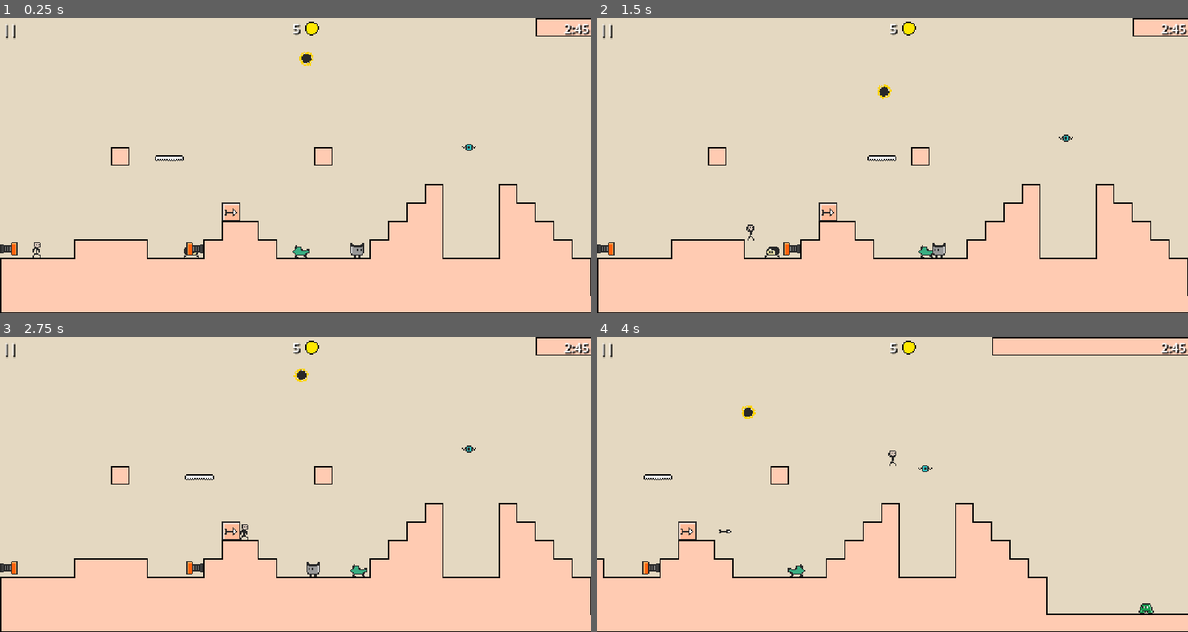
Above: before the commit, frames 1-4 (two rows, left to right).
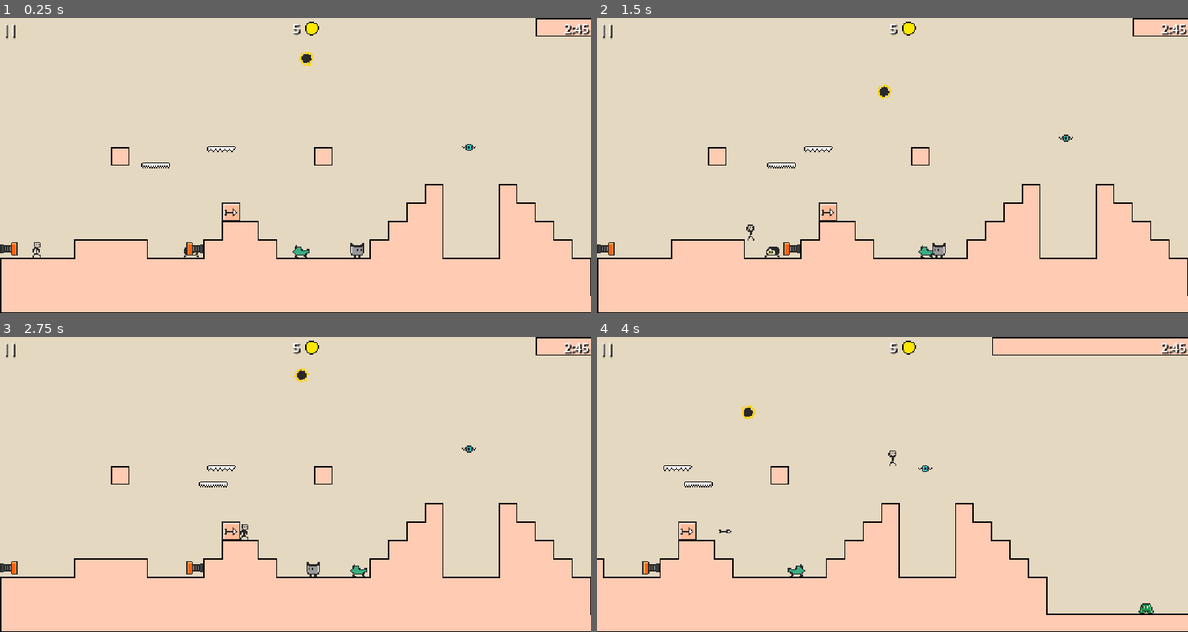
Above: after the commit, the same moments.

Repository: yannicka/ninja
Game: Godot game, scene res://src/Scenes/Game.tscn
The game is run twice, just before and just after one commit, with the same random seed, the same clock (stepped at 60 frames per second) and the same inputs.
Inputs (mouse positions are in pixels of both pictures, inside the frame that each line leads up to):
- Up to frame 1 (0.25 s): no input
- Up to frame 2 (1.5 s): move the mouse to (1022, 150) at 0.52 s; hold Space (space) 0.53-1.28 s; hold Right (ui_right) from 0.53 s (still down); click (1022, 150) at 0.67 s; tap Up (ui_up) at 0.77 s; move the mouse to (774, 180) at 1.27 s; tap Space (space) at 1.35 s
- Up to frame 3 (2.75 s): tap Up (ui_up) at 1.52 s; move the mouse to (354, 419) at 2.02 s; release Right (ui_right) at 2.03 s; hold Left (ui_left) from 2.03 s (still down); hold Space (space) from 2.03 s (still down)
- Up to frame 4 (4 s): move the mouse to (862, 543) at 2.77 s; release Left (ui_left) at 2.78 s; release Space (space) at 2.78 s; hold Right (ui_right) from 2.78 s (still down); tap Space (space) at 2.85 s; click (862, 543) at 2.92 s; tap Up (ui_up) at 3.02, 3.77 s; move the mouse to (1069, 528) at 3.52 s; hold Space (space) from 3.53 s (still down)

The runs differ from the first frame. In frame 1, 0.2% of the frame differs, in the area x 23-40%, y 43-51%; in frame 2, 0.2%; in frame 3, 0.2%, in the area x 31-40%, y 43-51%; in frame 4, 0.2%.

Commit message:
Préparation des plateformes tombantes

Diff:
--- a/src/Levels/Level1.tscn
+++ b/src/Levels/Level1.tscn
@@ -11,6 +11,7 @@
 [ext_resource type="PackedScene" uid="uid://diubd83y28bnc" path="res://src/Enemies/Cannon.tscn" id="9_n7rw0"]
 [ext_resource type="PackedScene" uid="uid://b8lostiuh3rjs" path="res://src/Bouncer.tscn" id="10_nqjru"]
 [ext_resource type="PackedScene" uid="uid://dfvddtnd6wn5v" path="res://src/Platforms/MovingPlatform.tscn" id="11_b2hyb"]
+[ext_resource type="PackedScene" uid="uid://ckn1578id3sc4" path="res://src/Platforms/FallingPlatform.tscn" id="12_ymvw6"]
 
 [node name="Level1" type="Node2D"]
 
@@ -53,4 +54,7 @@
 position = Vector2(952, 232)
 
 [node name="MovingPlatform" parent="." instance=ExtResource("11_b2hyb")]
-position = Vector2(128, 122)
+position = Vector2(129, 128)
+
+[node name="FallingPlatform" parent="." instance=ExtResource("12_ymvw6")]
+position = Vector2(192, 114)
--- /dev/null
+++ b/src/Platforms/FallingPlatform.gd
@@ -0,0 +1,6 @@
+extends CharacterBody2D
+
+func _process(delta):
+	move_and_slide()
+	var a = is_on_floor()
+	print(a)
--- /dev/null
+++ b/src/Platforms/FallingPlatform.tscn
@@ -0,0 +1,32 @@
+[gd_scene load_steps=6 format=3 uid="uid://ckn1578id3sc4"]
+
+[ext_resource type="Script" path="res://src/Platforms/FallingPlatform.gd" id="1_sapr0"]
+[ext_resource type="Texture2D" uid="uid://c1v422dxujuhh" path="res://assets/platforms.png" id="1_u2bt8"]
+
+[sub_resource type="AtlasTexture" id="AtlasTexture_l1d1k"]
+atlas = ExtResource("1_u2bt8")
+region = Rect2(0, 32, 32, 32)
+
+[sub_resource type="SpriteFrames" id="SpriteFrames_dc0tb"]
+animations = [{
+"frames": [SubResource("AtlasTexture_l1d1k")],
+"loop": true,
+"name": &"default",
+"speed": 5.0
+}]
+
+[sub_resource type="RectangleShape2D" id="RectangleShape2D_6tbpv"]
+size = Vector2(25, 5)
+
+[node name="FallingPlatform" type="CharacterBody2D"]
+collision_layer = 32
+collision_mask = 20
+script = ExtResource("1_sapr0")
+
+[node name="AnimatedSprite2D" type="AnimatedSprite2D" parent="."]
+frames = SubResource("SpriteFrames_dc0tb")
+
+[node name="CollisionShape2D" type="CollisionShape2D" parent="."]
+position = Vector2(-0.5, -0.5)
+shape = SubResource("RectangleShape2D_6tbpv")
+one_way_collision = true
--- a/src/Platforms/MovingPlatform.gd
+++ b/src/Platforms/MovingPlatform.gd
@@ -1,9 +1,9 @@
-extends Node2D
+extends AnimatableBody2D
 
-var velocity = Vector2(80, 0)
+var velocity = Vector2(20, 0)
 
 func _process(delta: float):
-	var collision = $AnimatableBody2D.move_and_collide(velocity * delta)
+	var collision = move_and_collide(velocity * delta)
 
 	if collision:
 		velocity.x *= -1
--- a/src/Platforms/MovingPlatform.tscn
+++ b/src/Platforms/MovingPlatform.tscn
@@ -18,18 +18,17 @@
 [sub_resource type="RectangleShape2D" id="RectangleShape2D_lhgtm"]
 size = Vector2(25, 5)
 
-[node name="MovingPlatform" type="Node2D"]
+[node name="MovingPlatform" type="AnimatableBody2D"]
+collision_layer = 32
+collision_mask = 20
+sync_to_physics = false
 script = ExtResource("1_makkr")
 
-[node name="AnimatableBody2D" type="AnimatableBody2D" parent="."]
-collision_layer = 32
-collision_mask = 20
-
-[node name="AnimatedSprite2D" type="AnimatedSprite2D" parent="AnimatableBody2D"]
+[node name="AnimatedSprite2D" type="AnimatedSprite2D" parent="."]
 position = Vector2(4, 2)
 frames = SubResource("SpriteFrames_qmutl")
 
-[node name="CollisionShape2D" type="CollisionShape2D" parent="AnimatableBody2D"]
+[node name="CollisionShape2D" type="CollisionShape2D" parent="."]
 position = Vector2(0.5, -0.5)
 shape = SubResource("RectangleShape2D_lhgtm")
 one_way_collision = true
Binary file changed: assets/platforms.png
Not shown: 1 places in src/Levels/Level1.tscn that only renumber resources
Not shown, changed: assets/platforms.kra
